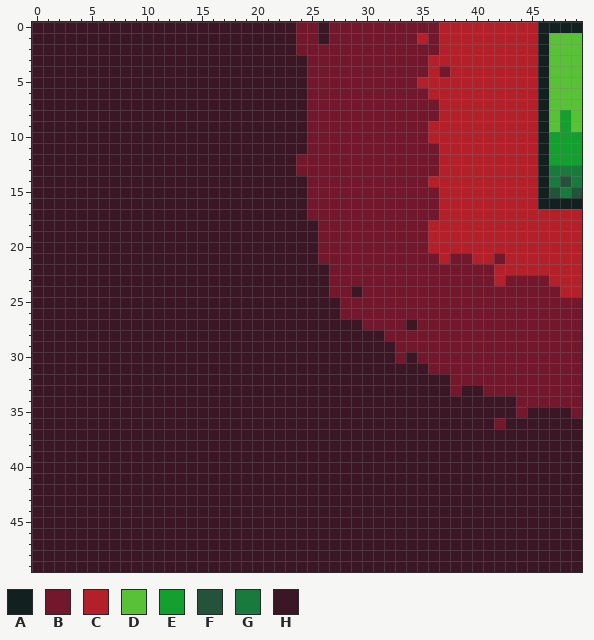
Pixel-art file -- assets/images/walls/ground-curve-right-top.aseprite. That is the earlier state.
50x50 pixels, 1 frame.
Palette (. is transparent): A #122020  B #73172d  C #b4202a  D #59c135  E #14a02e  F #24523b  G #1a7a3e  H #3b1725
After the commit:
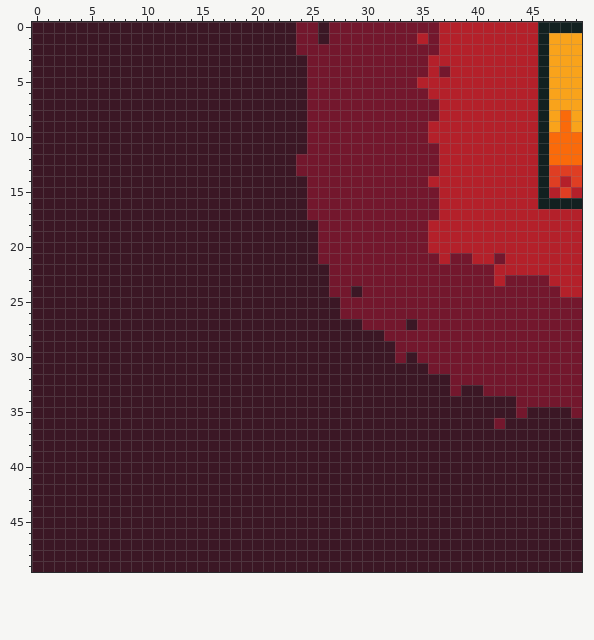
The exact change:
colour D: #59c135 -> #f9a31b
colour E: #14a02e -> #fa6a0a
colour G: #1a7a3e -> #df3e23
Layer "tile-ground_curve-left_top":
y 14: x 48 F -> C
y 15: x 47 F -> C; x 49 F -> C
